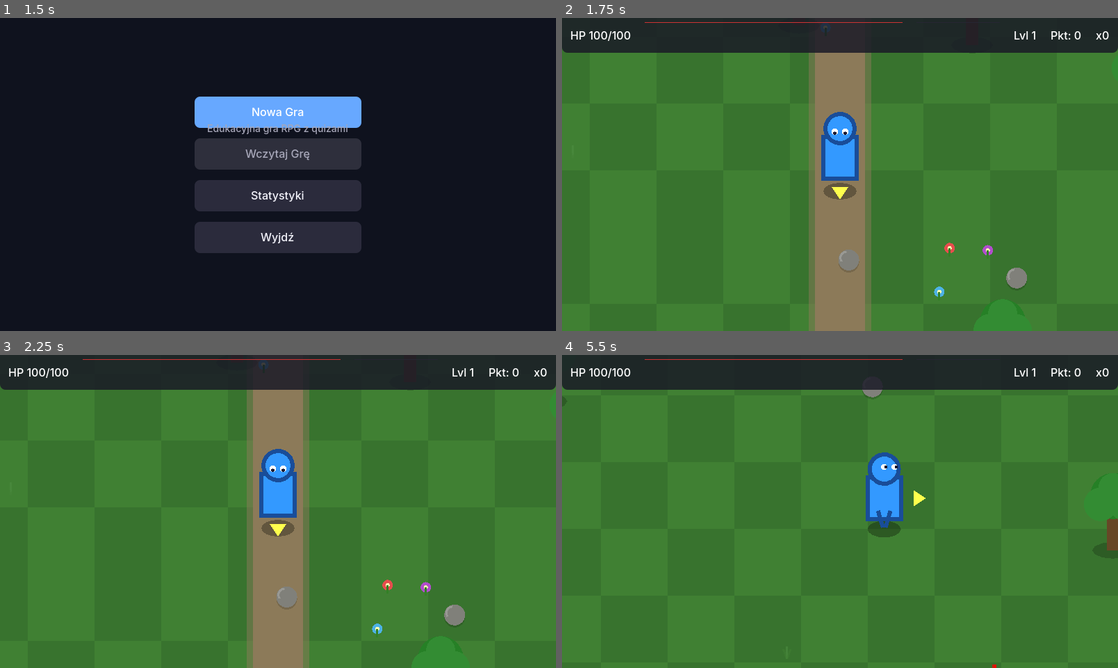
Above: before the commit, frames 1-4 (two rows, left to right).
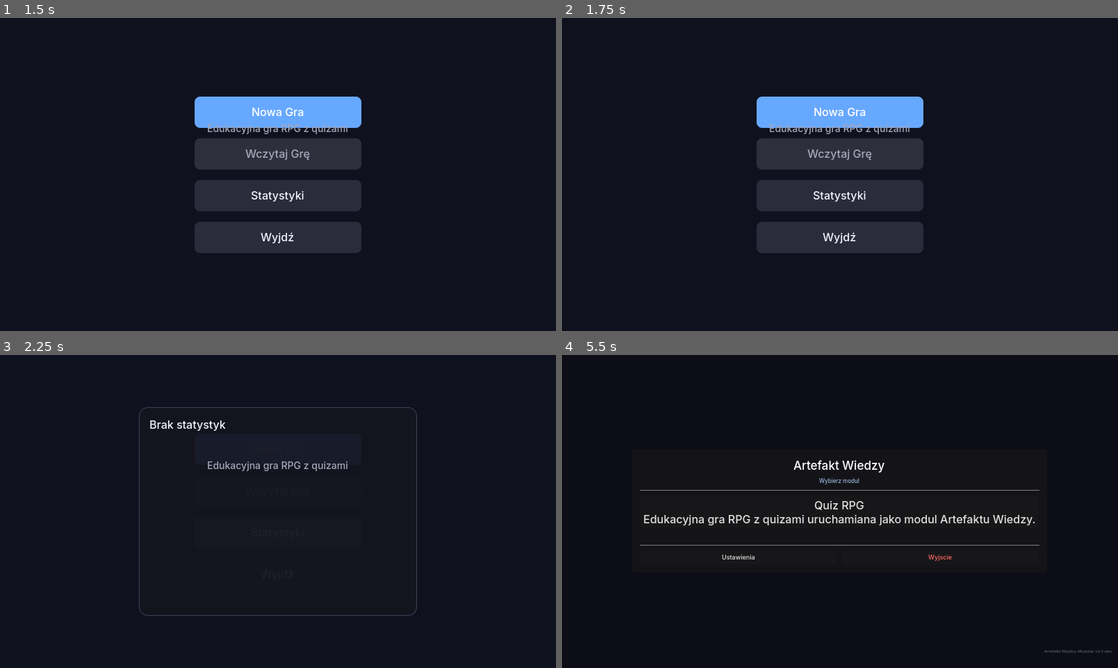
Above: after the commit, the same moments.

Repository: DaVideX12324/Artefakt-Wiedzy-modular
Game: Godot game, scene res://scenes/main.tscn
Same seed, same stepped clock (60 frames per second), same inputs: the game is played once before the commit and once after it.
Inputs (mouse positions are in pixels of both pictures, inside the frame that each line leads up to):
- Up to frame 1 (1.5 s): click "Quiz RPG Edukacyjna gra RPG z…" at 0.5 s; click "Nowa Gra" at 1.25 s
- Up to frame 2 (1.75 s): no input
- Up to frame 3 (2.25 s): click (278, 533) at 2 s, where only the run after the commit has a clickable "Statystyki"
- Up to frame 4 (5.5 s): click (840, 574) at 2.75 s, where only the run after the commit has a clickable "Wyjdź"; tap Enter at 3.5, 5.1 s; hold D (move_right) 3.53-4.28 s; hold E (interact) 3.53-4.28 s; hold S (move_down) 4.28-5.03 s; tap Tab at 4.35 s; hold D (move_right) from 5.03 s (still down)

Frame 1 is identical in both runs. In frame 2, 90% of the frame differs, in the area x 0-100%, y 0-100%; in frame 3, 90%; in frame 4, 100%.

Commit message:
fix(quiz_rpg): _register_singletons - CoreManager optional (standalone fallback)

Diff:
--- a/modules/quiz_rpg/module_root.gd
+++ b/modules/quiz_rpg/module_root.gd
@@ -51,7 +51,12 @@
 
 
 func _register_singletons() -> void:
+	var use_core_manager := Engine.has_singleton("CoreManager")
 	for singleton_name in ["GameManager", "DifficultyManager", "PlayerStats"]:
 		var singleton_node := get_node_or_null(singleton_name)
-		if singleton_node:
+		if not singleton_node:
+			continue
+		if use_core_manager:
 			CoreManager.register_singleton(singleton_name, singleton_node)
+		else:
+			Engine.register_singleton(singleton_name, singleton_node)
